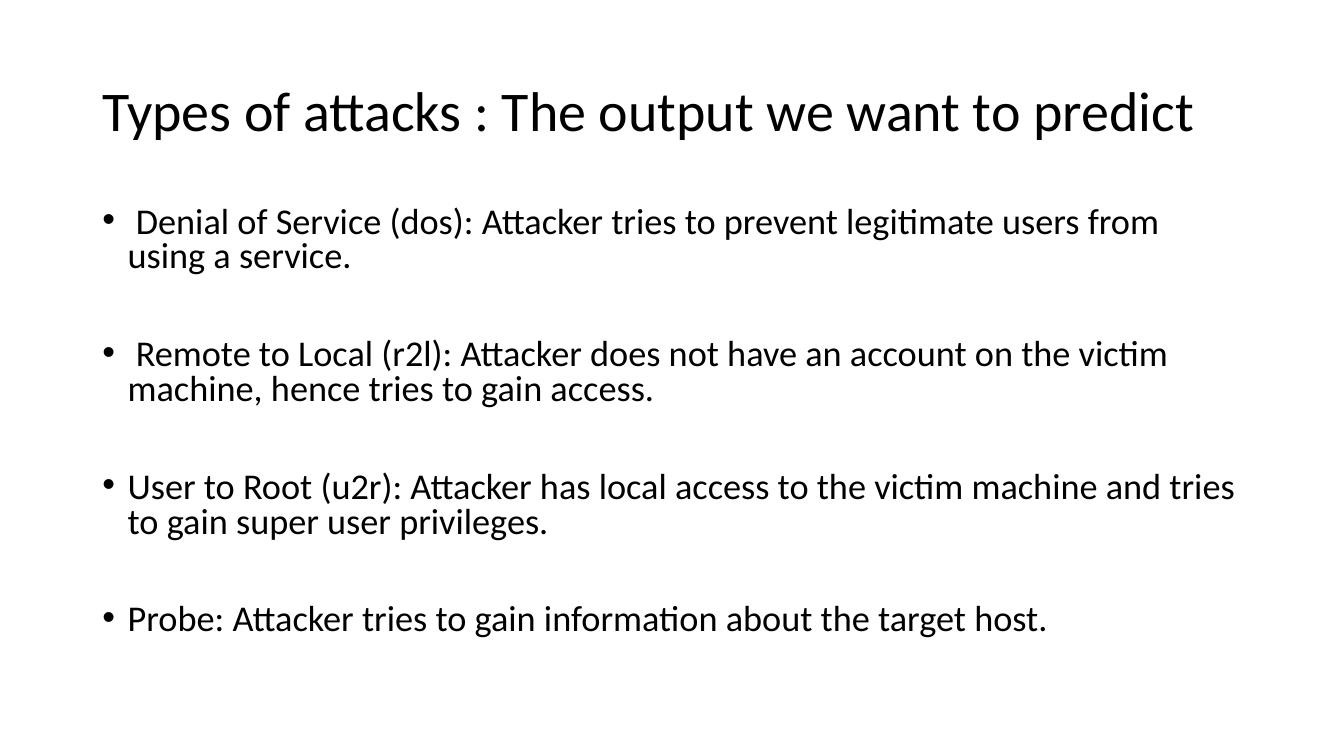
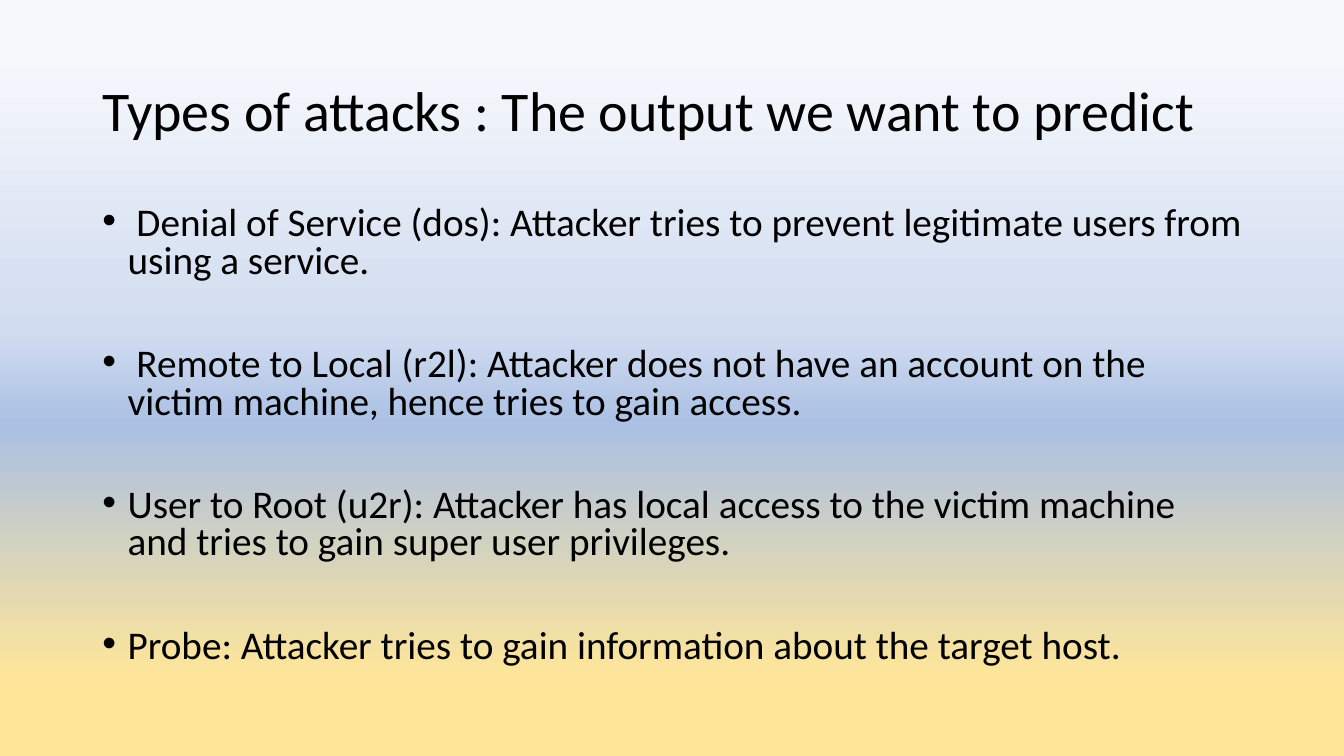
Before and after one commit to anujshr15/-MINOR-PROJECT--Intrusion-Detection-System-, a slide deck: slide 16 of Minor Project presentation.pptx. Drawn at 1344x756 pixels with LibreOffice and Linux fonts; fonts in the diff are those of the drawing. Boxes give left, top, right and bottom in pixels: in the first picture for what was removed or moved away, otherwise in the second. Text is boxed around its words. In the diff, an @@ line names an element or a change of style, - is before the commit and + after.

```diff
--- a/Minor Project presentation.pptx
+++ b/Minor Project presentation.pptx
@@ background #FFFFFF to gradient #F6F8FC to #D1DCF0 to #ABC0E4 to #FFE699 @@
@@ text "Denial of Service (dos): Attacker ..." at (128, 207, 1241, 666): size 25.9 to 28 pt @@
```
Also in this commit, not shown: 41 other slides changed, 6 slides added, 1 slide removed, 1 other file.
